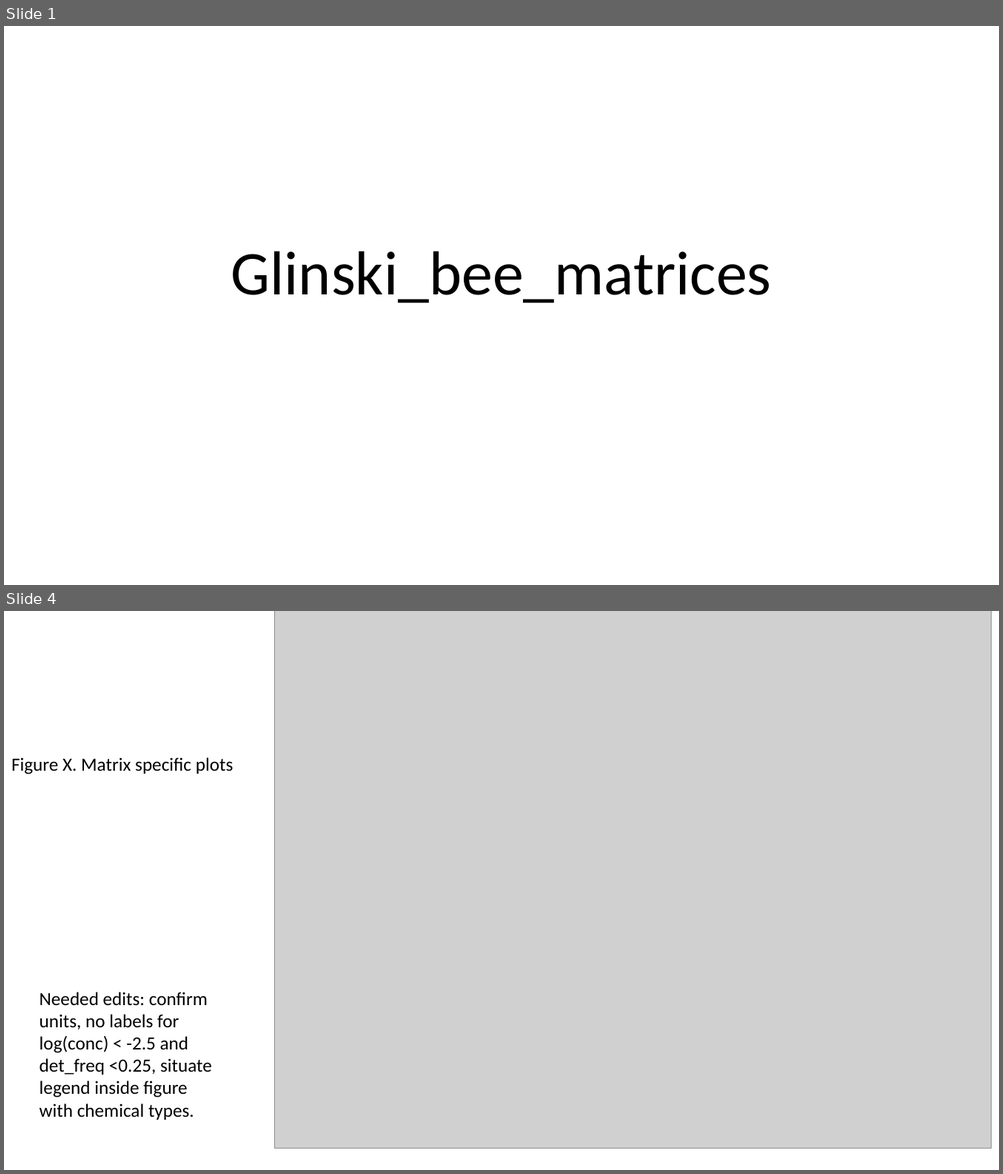
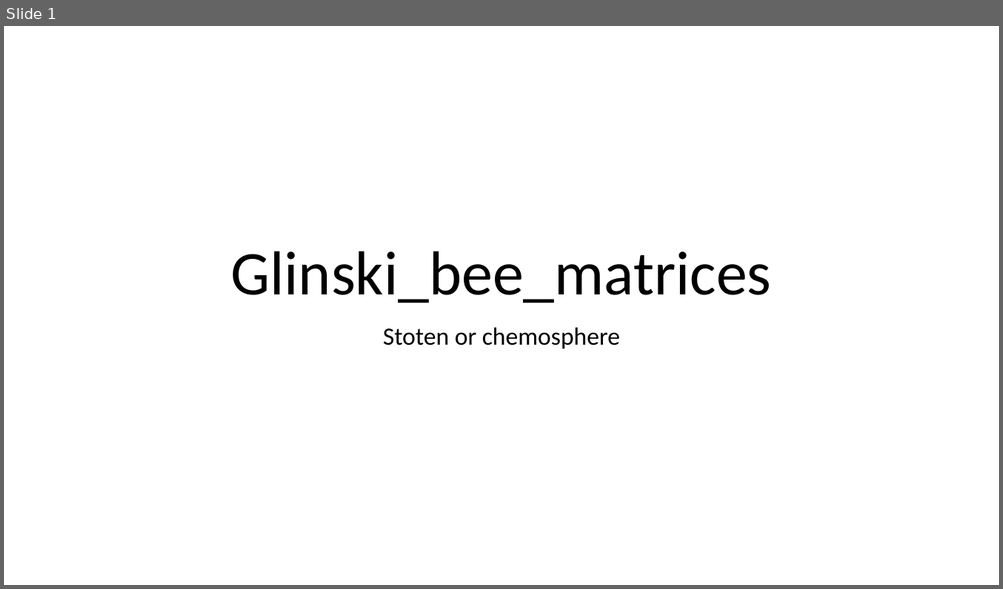
Before and after one commit to bee-modeling/glinski_bee_matrices, a slide deck: pptx/glinski_bee_matrices.pptx. Shown one above the other, each under a label of ours: slides 1 and 4 before the commit, slide 1 after it; the slides between them are not shown. The pictures are 1003x1174 and 1003x589 pixels, drawn with LibreOffice and Linux fonts; fonts in the diff are those of the drawing; grey boxes stand for pictures. Boxes give left, top, right and bottom in pixels: in the first picture for what was removed or moved away, otherwise in the second. Text is boxed around its words. In the diff, an @@ line names an element or a change of style, - is before the commit and + after.

Commit message:
boxplot comparisons for manuscript figure

```diff
--- a/pptx/glinski_bee_matrices.pptx
+++ b/pptx/glinski_bee_matrices.pptx
@@ slide 4 removed at (4,611,999,1170), background #FFFFFF @@
@@ picture removed at (274,611,991,1148) @@
@@ title removed at (11,758,233,775) @@
-Figure X. Matrix specific plots
@@ text removed at (40,992,212,1120) @@
-Needed edits: confirm units, no labels for log(conc) < -2.5 and det_freq <0.25, situate legend inside figure with chemical types.
@@ slide 1 changed as well @@
@@ subtitle added at (383,327,620,349), 24 pt, text #000000 @@
+Stoten or chemosphere
```
Also in this commit, not shown: 2 other slides changed, 4 slides added, 2 other slides removed, 4 other files.
